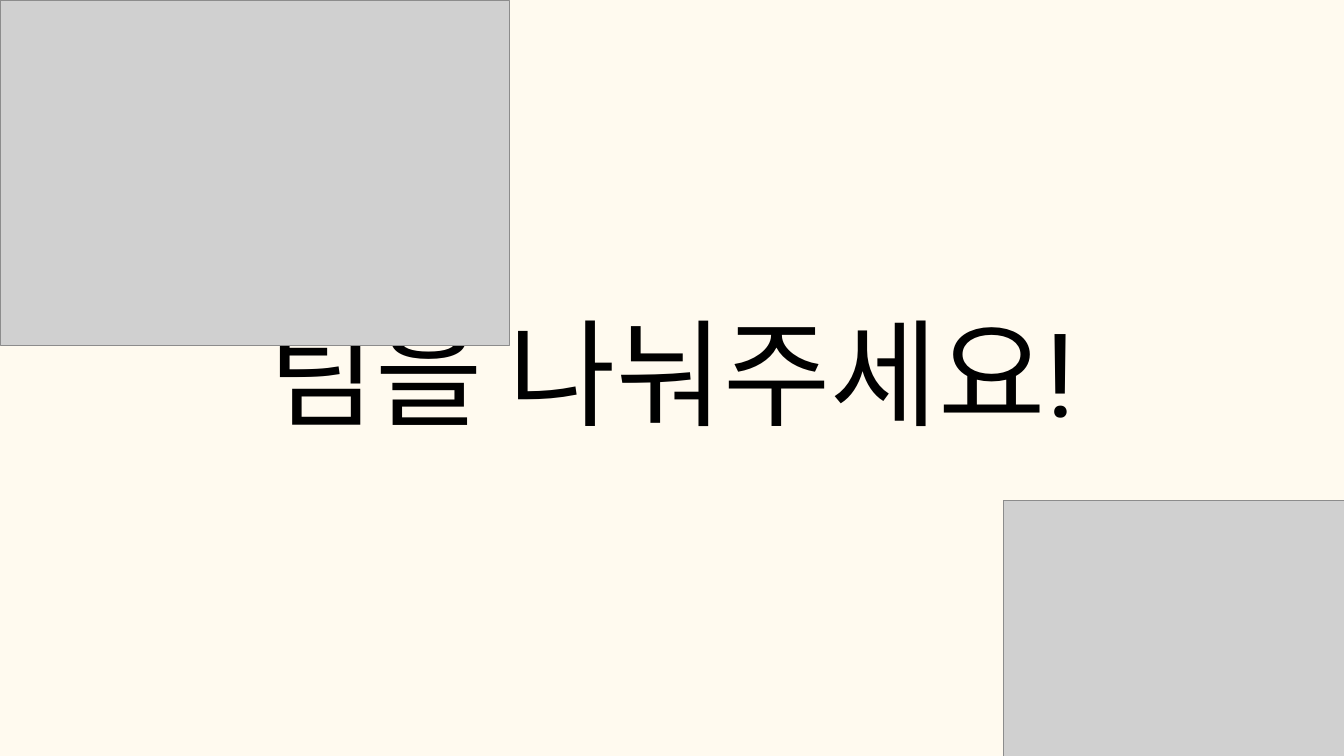
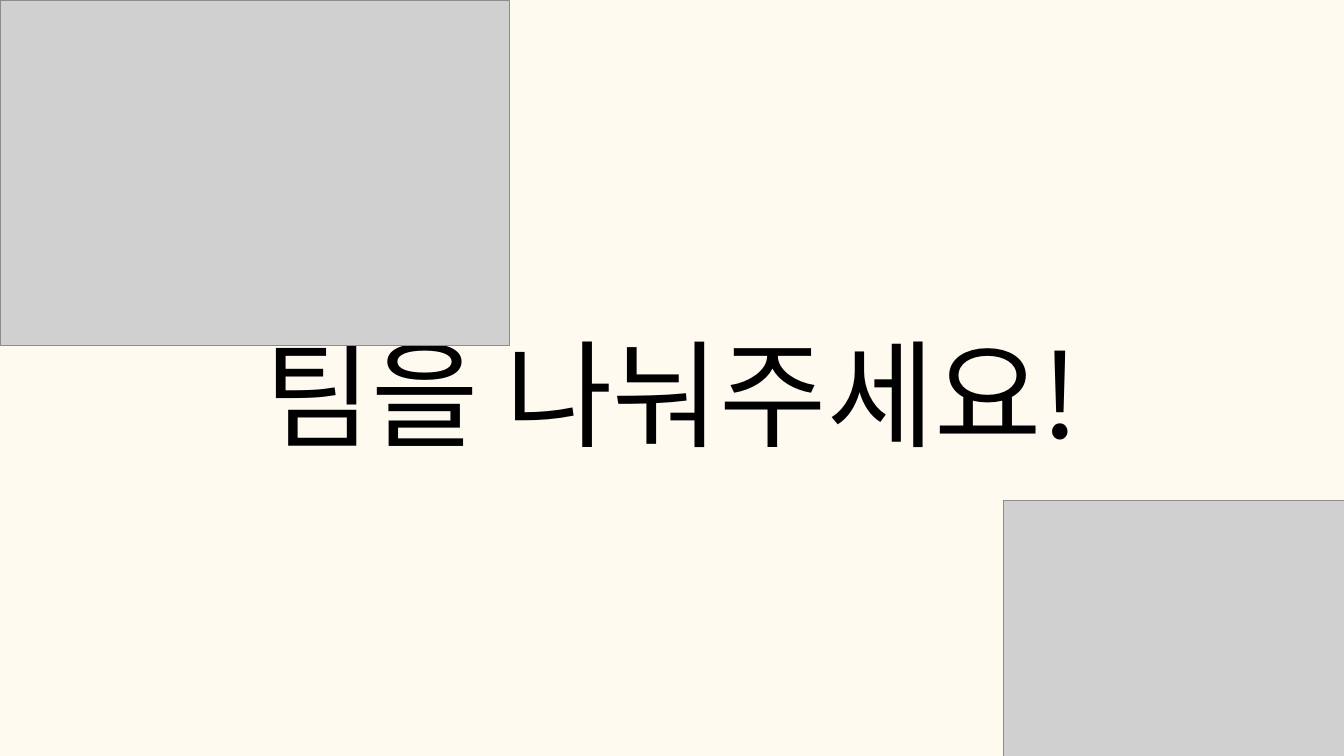
Before and after one commit to tkdgns25300/sunday_play, a slide deck: slide 3 of public/downloads/games/tail-catch/rules.pptx. Drawn at 1344x756 pixels with LibreOffice and Linux fonts; fonts in the diff are those of the drawing; grey boxes stand for pictures. Boxes give left, top, right and bottom in pixels: in the first picture for what was removed or moved away, otherwise in the second. Text is boxed around its words. In the diff, an @@ line names an element or a change of style, - is before the commit and + after.

```diff
--- a/public/downloads/games/tail-catch/rules.pptx
+++ b/public/downloads/games/tail-catch/rules.pptx
@@ text "팀을 나눠주세요!": place and size @@
-text "팀을 나눠주세요!" at box(268, 298, 1076, 446)
+text "팀을 나눠주세요!" at box(264, 319, 1080, 447)
@@ text "팀을 나눠주세요!" at box(264, 319, 1080, 447): font Roboto to Noto Sans CJK KR @@
```
Also in this commit, not shown: 4 other slides changed, 3 other files.
